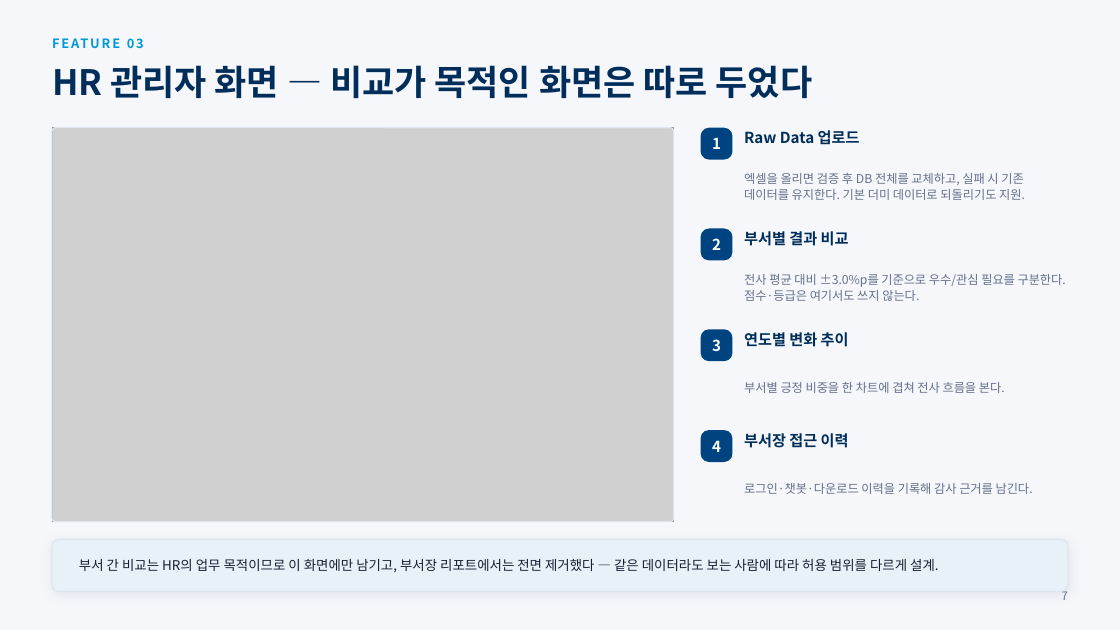
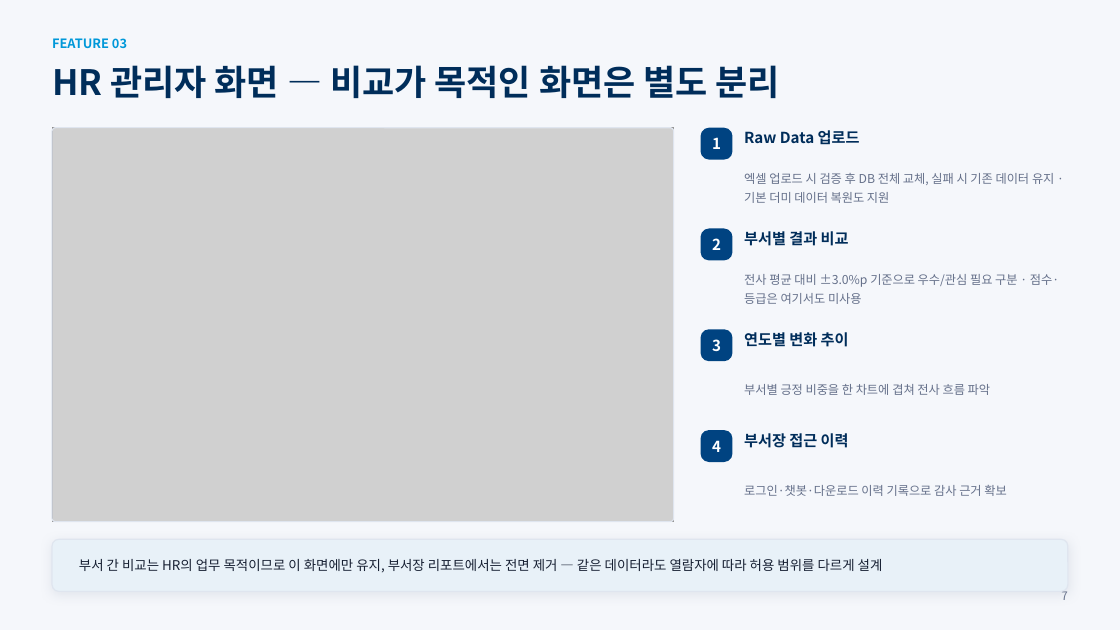
Before and after one commit to frypanegg/AI_PJT, a slide deck: slide 8 of Org_health_diag/docs/2026_조직건강도_AI_Agent_수행결과.pptx. Drawn at 1120x630 pixels with LibreOffice and Linux fonts; fonts in the diff are those of the drawing; grey boxes stand for pictures. Boxes give left, top, right and bottom in pixels: in the first picture for what was removed or moved away, otherwise in the second. Text is boxed around its words. In the diff, an @@ line names an element or a change of style, - is before the commit and + after.

```diff
--- a/Org_health_diag/docs/2026_조직건강도_AI_Agent_수행결과.pptx
+++ b/Org_health_diag/docs/2026_조직건강도_AI_Agent_수행결과.pptx
@@ text "FEATURE 03" at (52,38,127,48): letter spacing 1.6 to 0 pt @@
@@ text at (52,65,780,98): text changed @@
-HR 관리자 화면 — 비교가 목적인 화면은 따로 두었다
+HR 관리자 화면 — 비교가 목적인 화면은 별도 분리
@@ text at (744,173,1054,203): text changed @@
-엑셀을 올리면 검증 후 DB 전체를 교체하고, 실패 시 기존 데이터를 유지한다. 기본 더미 데이터로 되돌리기도 지원.
+엑셀 업로드 시 검증 후 DB 전체 교체, 실패 시 기존 데이터 유지 · 기본 더미 데이터 복원도 지원
@@ text at (744,274,1059,304): text changed @@
-전사 평균 대비 ±3.0%p를 기준으로 우수/관심 필요를 구분한다. 점수·등급은 여기서도 쓰지 않는다.
+전사 평균 대비 ±3.0%p 기준으로 우수/관심 필요 구분 · 점수·등급은 여기서도 미사용
@@ text at (744,384,990,395): text changed @@
-부서별 긍정 비중을 한 차트에 겹쳐 전사 흐름을 본다.
+부서별 긍정 비중을 한 차트에 겹쳐 전사 흐름 파악
@@ text at (744,485,1006,496): text changed @@
-로그인·챗봇·다운로드 이력을 기록해 감사 근거를 남긴다.
+로그인·챗봇·다운로드 이력 기록으로 감사 근거 확보
@@ text at (79,559,883,573): text changed @@
-부서 간 비교는 HR의 업무 목적이므로 이 화면에만 남기고, 부서장 리포트에서는 전면 제거했다 — 같은 데이터라도 보는 사람에 따라 허용 범위를 다르게 설계.
+부서 간 비교는 HR의 업무 목적이므로 이 화면에만 유지, 부서장 리포트에서는 전면 제거 — 같은 데이터라도 열람자에 따라 허용 범위를 다르게 설계
```
Also in this commit, not shown: 11 other slides changed, 1 slide added, 4 slides removed.
